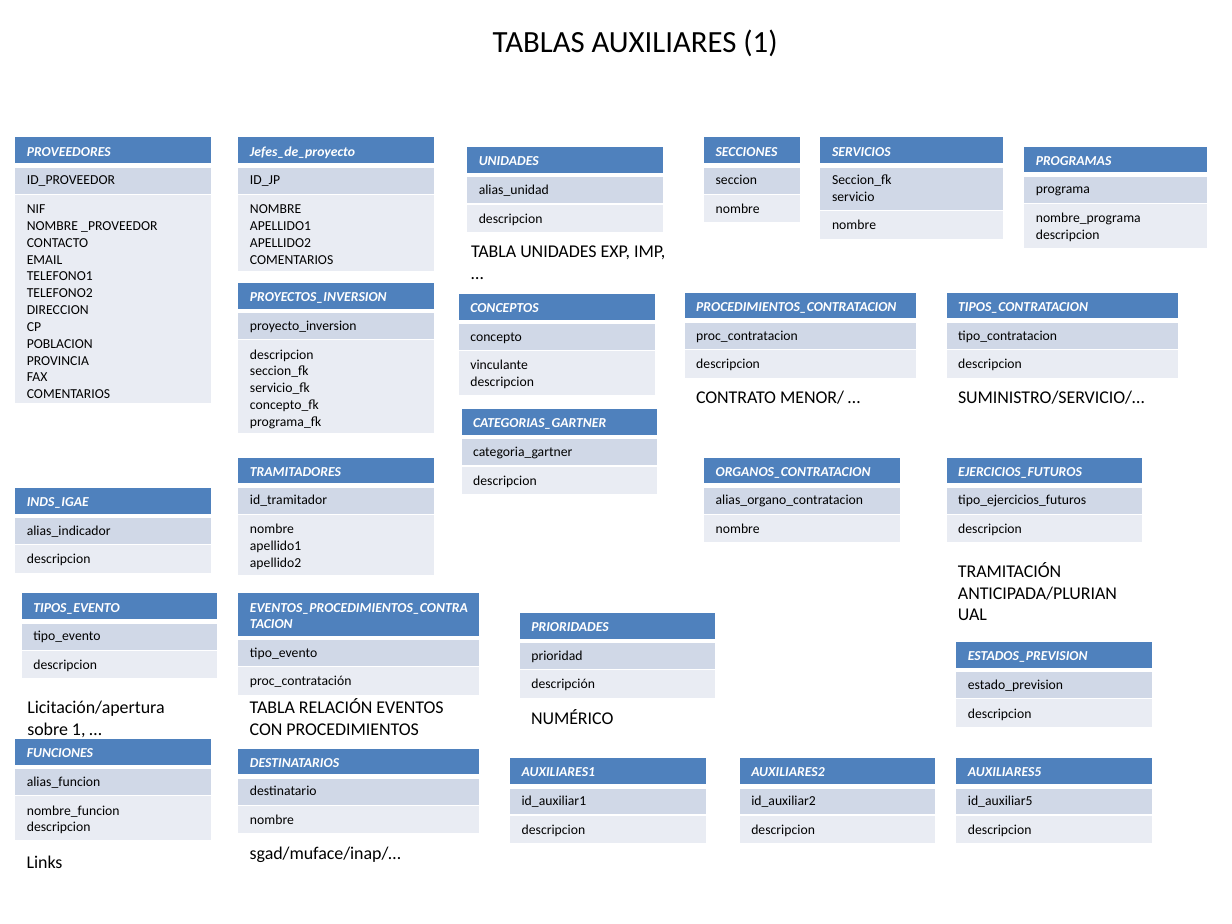
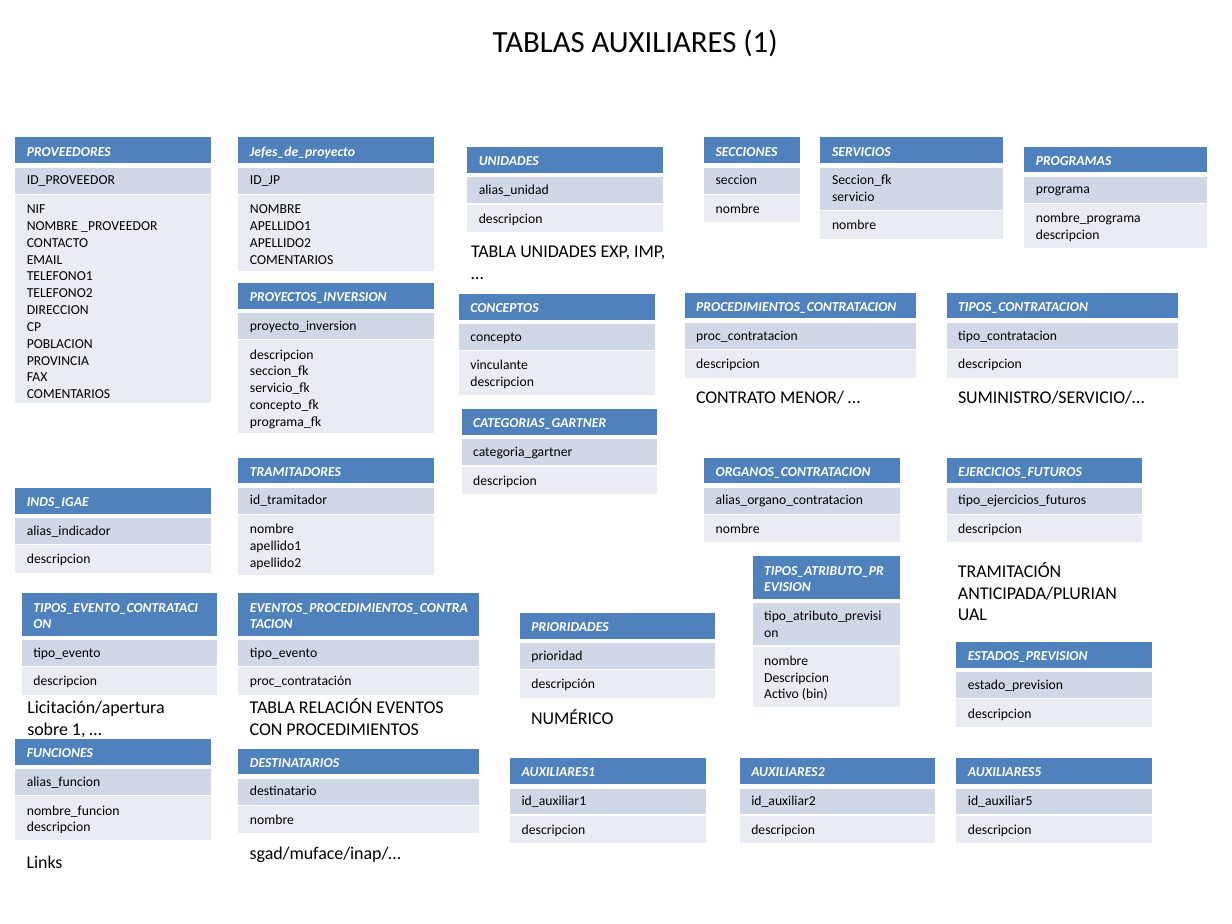
Before and after one commit to mvs0043/TFG.-Desarrollo-de-un-Sistema-de-Planificacion-y-Gestion-de-la-Contratacion-Publica, a slide deck: slide 4 of Documentación Soporte/Documento Tablas - Relaciones Borrador.pptx. Drawn at 1232x924 pixels with LibreOffice and Linux fonts; fonts in the diff are those of the drawing. Boxes give left, top, right and bottom in pixels: in the first picture for what was removed or moved away, otherwise in the second. Text is boxed around its words. In the diff, an @@ line names an element or a change of style, - is before the commit and + after.

```diff
--- a/Documentación Soporte/Documento Tablas - Relaciones Borrador.pptx
+++ b/Documentación Soporte/Documento Tablas - Relaciones Borrador.pptx
@@ table added at box(752, 556, 901, 707), 3 rows, 1 columns @@
+TIPOS_ATRIBUTO_PREVISION
+tipo_atributo_prevision
+nombre / Descripcion / Activo (bin)
@@ table at box(21, 593, 218, 695) @@
-row 1, column 1: TIPOS_EVENTO
+row 1, column 1: TIPOS_EVENTO_CONTRATACION
```
Also in this commit, not shown: 3 other slides changed, 2 slides removed.
